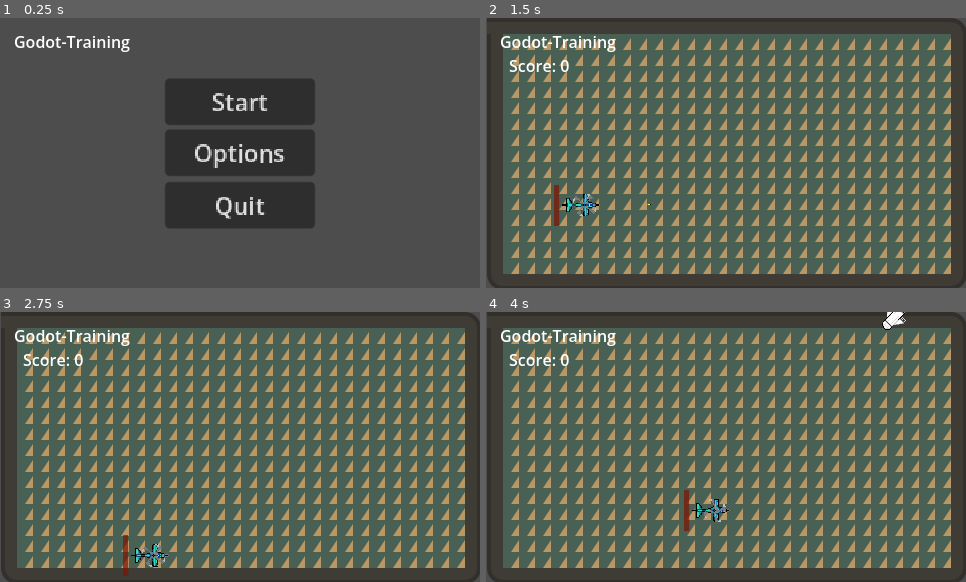
Above: before the commit, frames 1-4 (two rows, left to right).
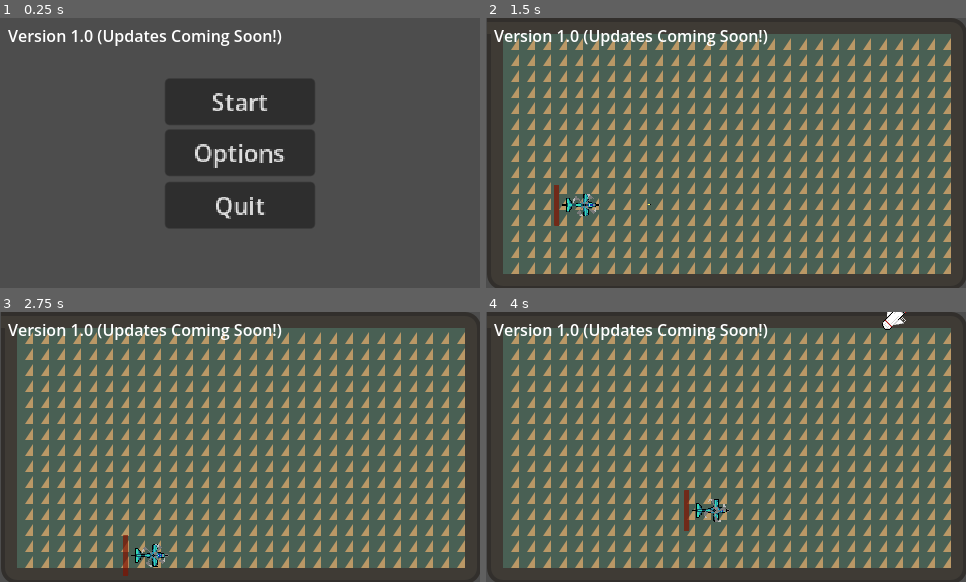
Above: after the commit, the same moments.

Repository: Aceralot/Shots-Fired
Game: Godot game, scene res://Objects/UI/MainMenu.tscn
The game is run twice, just before and just after one commit, with the same random seed, the same clock (stepped at 60 frames per second) and the same inputs. The engine's default icon, where the game draws it, is replaced by a stand-in: a white triangle on a blue panel in a dark square.
Inputs (mouse positions are in pixels of both pictures, inside the frame that each line leads up to):
- Up to frame 1 (0.25 s): no input
- Up to frame 2 (1.5 s): click "Start" at 0.5 s; tap Enter at 1.25 s; move the mouse to (831, 139) at 1.27 s; hold D (move_right) from 1.28 s (still down); hold Space (shoot) from 1.28 s (still down)
- Up to frame 3 (2.75 s): move the mouse to (144, 460) at 2.02 s; release D (move_right) at 2.03 s; release Space (shoot) at 2.03 s; hold S (move_down) from 2.03 s (still down); tap Space (shoot) at 2.1 s
- Up to frame 4 (4 s): move the mouse to (774, 387) at 2.77 s; release S (move_down) at 2.78 s; hold D (move_right) 2.78-3.53 s; hold Space (shoot) 2.78-3.53 s; move the mouse to (702, 501) at 3.52 s; hold W (move_up) from 3.53 s (still down); tap Space (shoot) at 3.6 s

The runs differ from the first frame. In frame 1, 1.6% of the frame differs, in the area x 1-59%, y 4-73%; in frame 2, 1.8%, in the area x 1-59%, y 4-20%; in frame 3, 1.8%; in frame 4, 1.8%.

Commit message:
Final Version 1.0 Update
This is the Compete 1.0 version. Many updates coming soon!

Diff:
--- a/Autoload/Godot-Training.tscn
+++ b/Autoload/Godot-Training.tscn
@@ -1,8 +1,8 @@
 [gd_scene format=3 uid="uid://8x4gdllcr2h"]
 
-[node name="Control" type="CanvasLayer"]
+[node name="Control" type="CanvasLayer" unique_id=1806108717]
 
-[node name="Control" type="Control" parent="."]
+[node name="Control" type="Control" parent="." unique_id=671032109]
 layout_mode = 3
 anchors_preset = 0
 offset_left = 13.5
@@ -10,9 +10,11 @@
 offset_right = 132.5
 offset_bottom = 51.5
 
-[node name="Label" type="Label" parent="Control"]
+[node name="Label" type="Label" parent="Control" unique_id=748209910]
 texture_filter = 1
 layout_mode = 0
-offset_right = 40.0
-offset_bottom = 23.0
-text = "Godot-Training "
+offset_left = -6.5
+offset_top = -6.5
+offset_right = 263.5
+offset_bottom = 42.5
+text = "Version 1.0 (Updates Coming Soon!)"
--- a/Objects/Entity/player.tscn
+++ b/Objects/Entity/player.tscn
@@ -22,7 +22,6 @@
 
 func _process(delta: float) -> void:
 	#look_at( get_global_mouse_position())
-
 
 	var input_vec: Vector2 = Vector2(
 		Input.get_joy_axis(0, JOY_AXIS_RIGHT_X),
--- a/Scenes/Prototyping/LevelDesign.tscn
+++ b/Scenes/Prototyping/LevelDesign.tscn
@@ -150,6 +150,7 @@
 metadata/_edit_use_anchors_ = true
 
 [node name="ScoreLabel" type="Label" parent="UILayer/UI" unique_id=2005625282]
+visible = false
 layout_mode = 0
 offset_left = 23.0
 offset_top = 36.0
--- a/project.godot
+++ b/project.godot
@@ -14,7 +14,7 @@
 
 [application]
 
-config/name="Shots-Fired"
+config/name="Shots-Fired!"
 run/main_scene="res://Objects/UI/MainMenu.tscn"
 config/features=PackedStringArray("4.6", "Forward Plus")
 config/icon="res://Assets/Sprite/icon.svg"
@@ -108,12 +108,13 @@
 "path": "res://Scripts/Utils/enemy_spawner.gd",
 "type": "file"
 }, {
-"column": 34,
+"column": 0,
 "line": 33,
 "path": "res://Scripts/Core/enemy.gd",
 "type": "file"
 }, {
 "column": 0,
+"current": true,
 "line": 0,
 "path": "res://Scripts/UI/score.gd",
 "type": "file"
@@ -128,3 +129,4 @@
 "res://Scripts/player_area_2d.gd": PackedInt32Array()
 }
 project/disabled_breakpoints={}
+project/xogot_game_id="3130_shots-fired"
